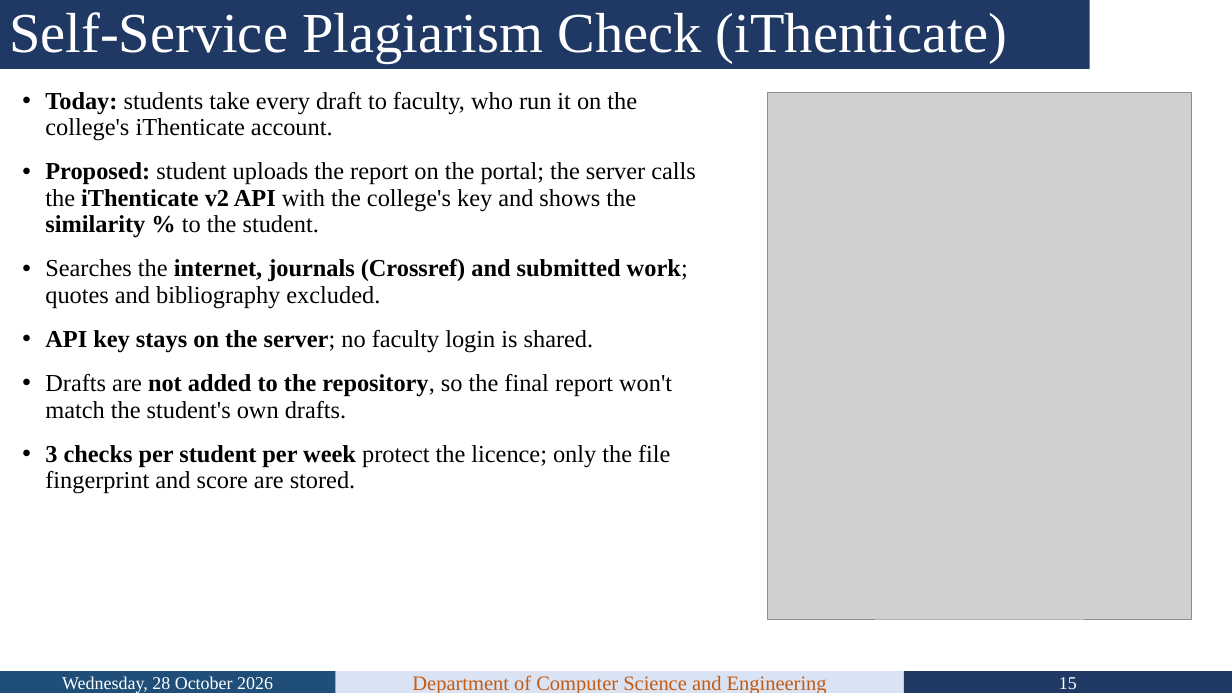
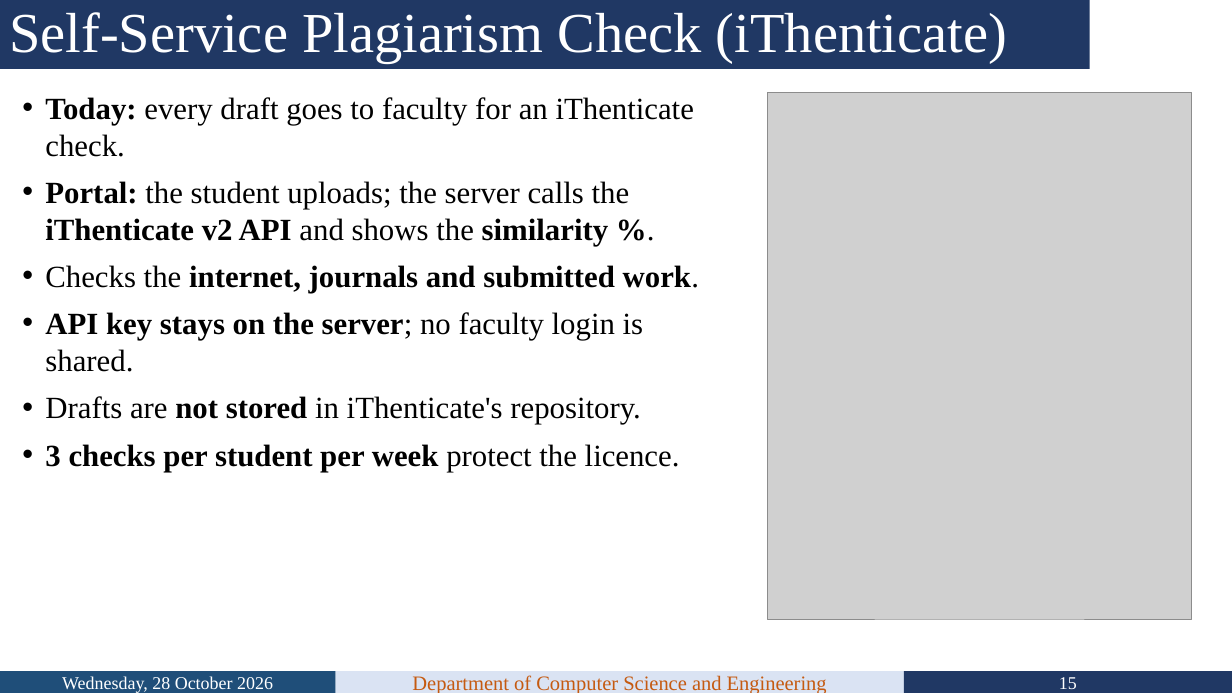
Before and after one commit to VedanshSharma53/Micro-Projects, a slide deck: slide 15 of paper/MP_TG10_Review_PPT_Updated.pptx. Drawn at 1232x693 pixels with LibreOffice and Linux fonts; fonts in the diff are those of the drawing; grey boxes stand for pictures; background and template pictures are left out. Boxes give left, top, right and bottom in pixels: in the first picture for what was removed or moved away, otherwise in the second. Text is boxed around its words. In the diff, an @@ line names an element or a change of style, - is before the commit and + after.

```diff
--- a/paper/MP_TG10_Review_PPT_Updated.pptx
+++ b/paper/MP_TG10_Review_PPT_Updated.pptx
@@ text at [45, 97, 699, 293]: text changed; size 19 to 24 pt @@
-• Today: students take every draft to faculty, who run it on the college's iThenticate account.
-• Proposed: student uploads the report on the portal; the server calls the iThenticate v2 API with the college's key and shows the similarity % to the student.
-• Searches the internet, journals (Crossref) and submitted work; quotes and bibliography excluded.
+• Today: every draft goes to faculty for an iThenticate check.
+• Portal: the student uploads; the server calls the iThenticate v2 API and shows the similarity %.
+• Checks the internet, journals and submitted work.
@@ text at [45, 312, 644, 372]: size 19 to 24 pt in "API key stays on the server; no ..."; line spacing 0.9 to 1; less space between paragraphs @@
@@ text at [45, 396, 680, 472]: text changed; size 19 to 24 pt @@
-• Drafts are not added to the repository, so the final report won't match the student's own drafts.
-• 3 checks per student per week protect the licence; only the file fingerprint and score are stored.
+• Drafts are not stored in iThenticate's repository.
+• 3 checks per student per week protect the licence.
```
Also in this commit, not shown: 19 other slides changed, 4 other files.
